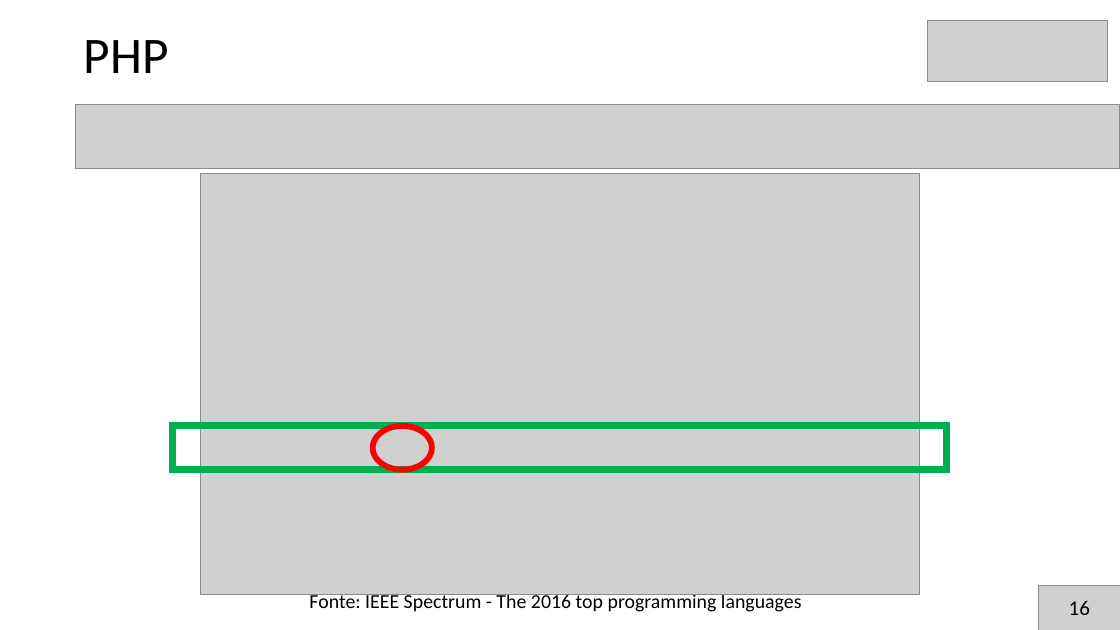
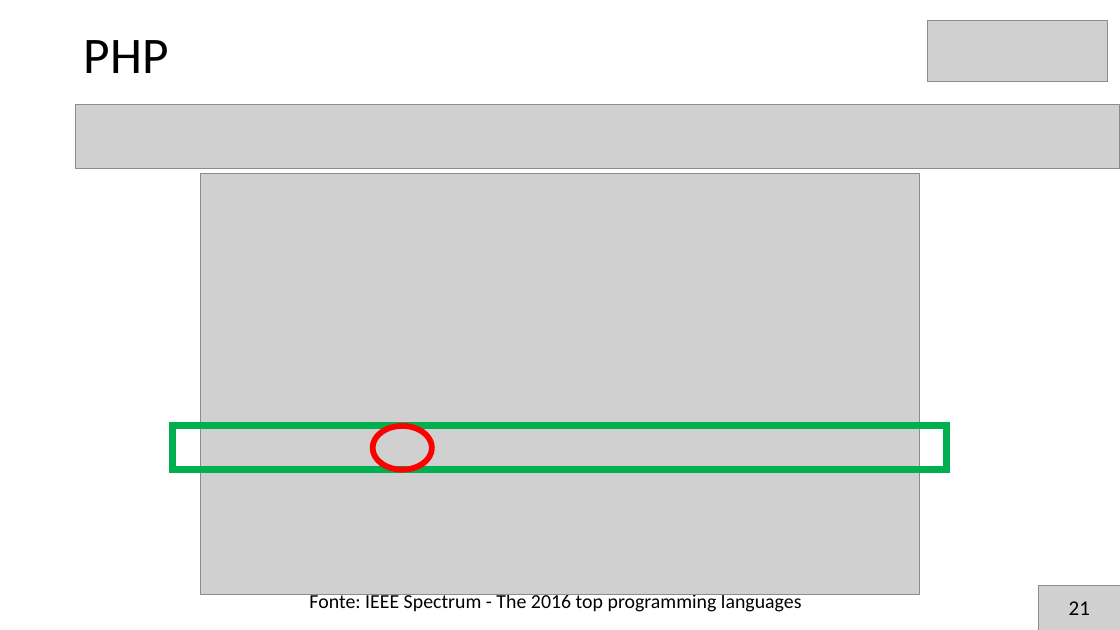
Before and after one commit to brunoslima/Secompp-Minicursos, a slide deck: slide 22 of Desenvolvimento de Aplicação MVC com PHP5 e AJAX/Apresentação/apresentacao2.pptx. Drawn at 1120x630 pixels with LibreOffice and Linux fonts; fonts in the diff are those of the drawing; grey boxes stand for pictures. Boxes give left, top, right and bottom in pixels: in the first picture for what was removed or moved away, otherwise in the second. Text is boxed around its words. In the diff, an @@ line names an element or a change of style, - is before the commit and + after.

```diff
--- a/Desenvolvimento de Aplicação MVC com PHP5 e AJAX/Apresentação/apresentacao2.pptx
+++ b/Desenvolvimento de Aplicação MVC com PHP5 e AJAX/Apresentação/apresentacao2.pptx
@@ text at bbox=[1069, 601, 1090, 615]: text changed @@
-16
+21
```
Also in this commit, not shown: 25 other slides changed, 4 slides removed.
